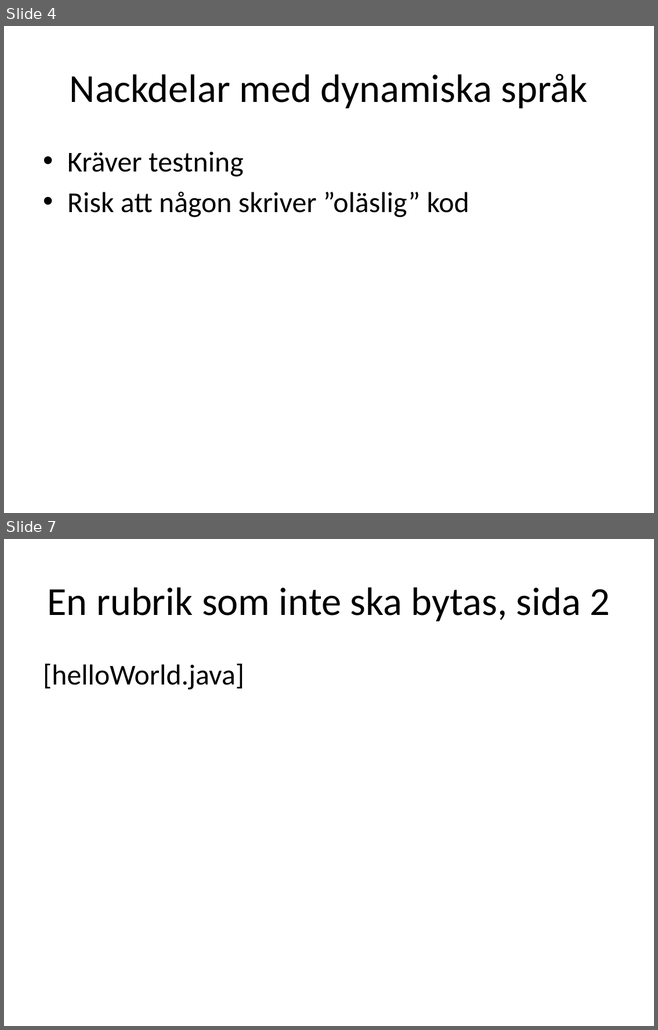
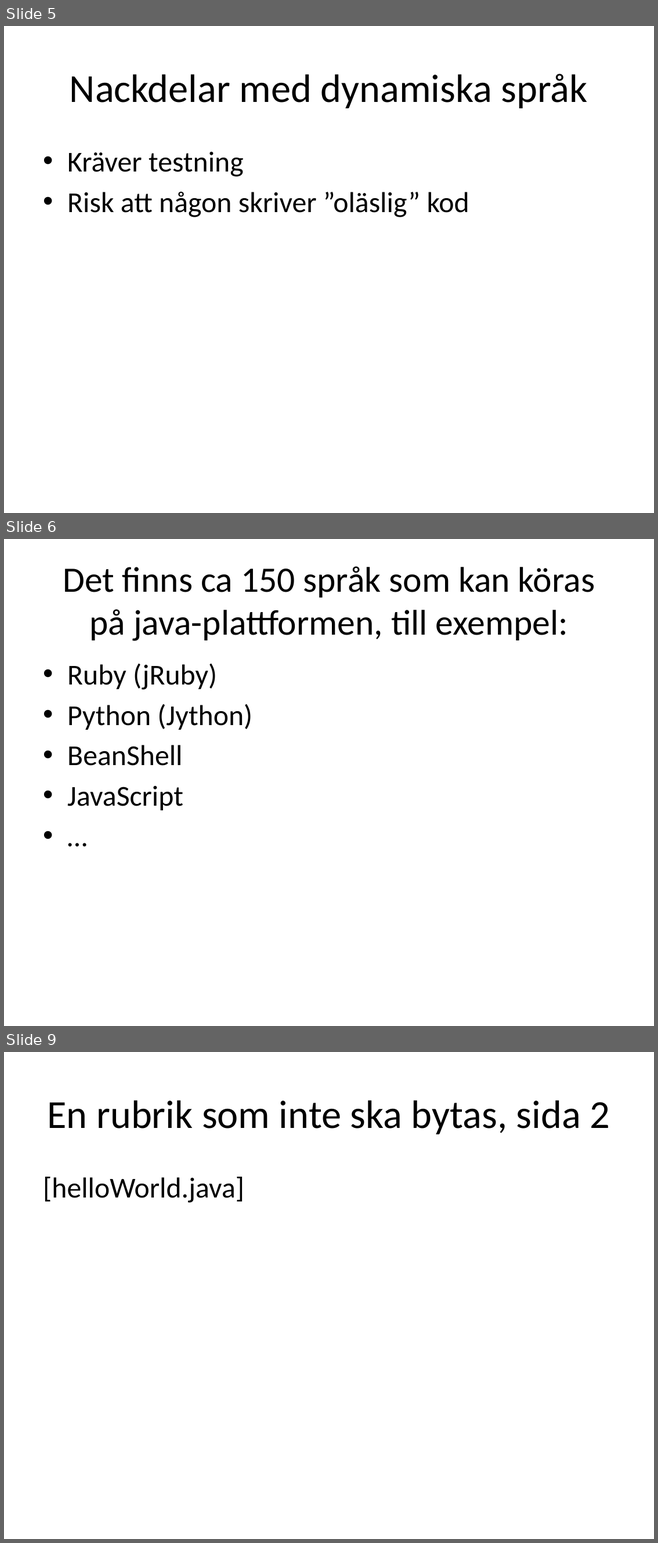
Before and after one commit to me97esn/groovyseminarium, a slide deck: groovyseminarie/dokument/groovyseminarium_source.pptx. Shown one above the other, each under a label of ours: slides 4 and 7 before the commit, slides 5, 6 and 9 after it; the slides between them are not shown. The pictures are 658x1030 and 658x1543 pixels, drawn with LibreOffice and Linux fonts; fonts in the diff are those of the drawing. Boxes give left, top, right and bottom in pixels: in the first picture for what was removed or moved away, otherwise in the second. Text is boxed around its words. In the diff, an @@ line names an element or a change of style, - is before the commit and + after.

```diff
--- a/groovyseminarie/dokument/groovyseminarium_source.pptx
+++ b/groovyseminarie/dokument/groovyseminarium_source.pptx
@@ slide 6 added at [4, 539, 654, 1026], background #FFFFFF @@
@@ title added at [63, 566, 594, 641], 39.6 pt, text #000000 @@
+Det finns ca 150 språk som kan köras på java-plattformen, till exempel:
@@ text added at [67, 664, 252, 810], 32 pt, text #000000 @@
+• Ruby (jRuby)
+• Python (Jython)
+• BeanShell
+• JavaScript
+• …
@@ what was slide 4 is now slide 5 @@
@@ what was slide 7 is now slide 9 @@
```
Also in this commit, not shown: 1 slide changed, 1 other slide added, 2 other files.
